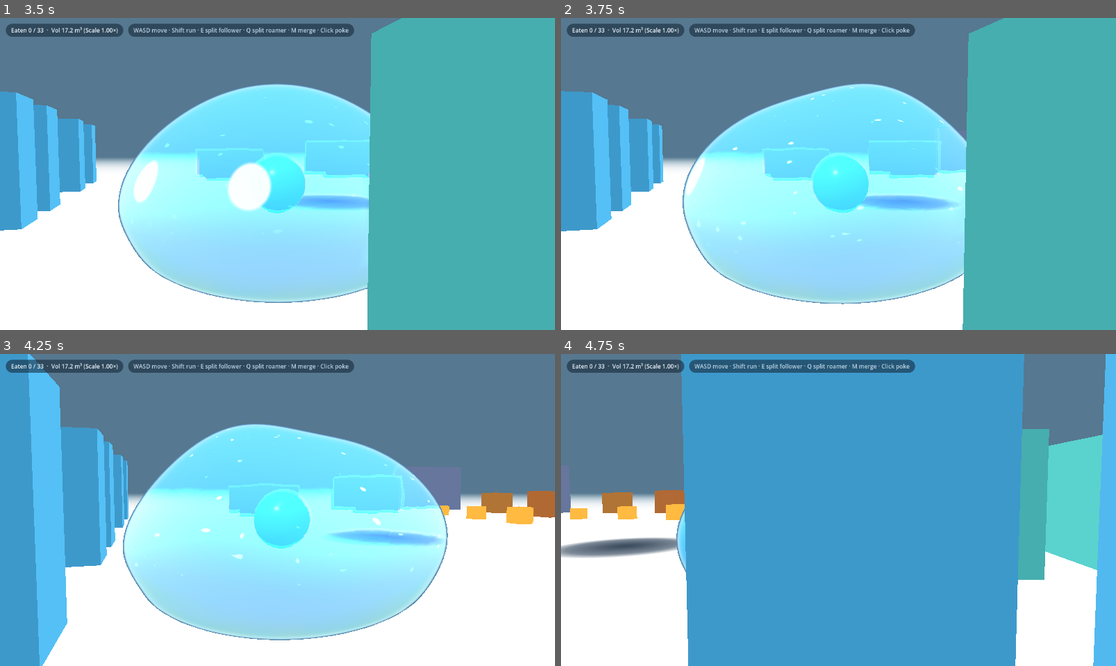
Above: before the commit, frames 1-4 (two rows, left to right).
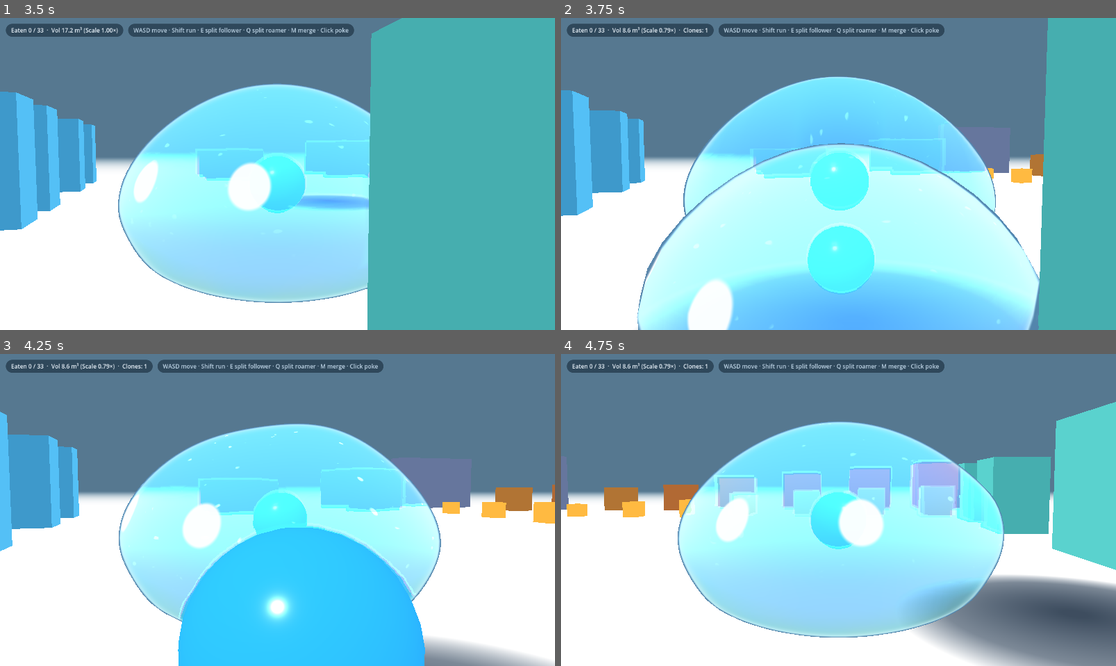
Above: after the commit, the same moments.

Repository: EN-rain/how-to-live-as-a-slime
Game: Godot game, scene res://scenes/main.tscn
Same seed, same stepped clock (60 frames per second), same inputs: the game is played once before the commit and once after it.
Inputs (mouse positions are in pixels of both pictures, inside the frame that each line leads up to):
- Up to frame 1 (3.5 s): tap Enter (ui_accept) at 0.5, 0.77, 1.07 s; move the mouse to (399, 158) at 0.52 s; hold D (move_right) 0.53-1.25 s; hold M (merge_clones) 0.53-1.25 s; click (399, 158) at 0.67 s; drag from (166, 189) to (249, 236) at 1.27 s; move the mouse to (333, 105) at 2.02 s; hold D (move_right) 2.03-2.75 s; hold Shift (run) 2.03-2.75 s; drag from (249, 236) to (111, 127) at 2.77 s
- Up to frame 2 (3.75 s): move the mouse to (1005, 220) at 3.52 s; hold A (move_left) from 3.53 s (still down); hold Q (split_roam) from 3.53 s (still down)
- Up to frame 3 (4.25 s): keep holding A (move_left); keep holding Q (split_roam); tap Enter (ui_accept) at 3.77, 4.07 s
- Up to frame 4 (4.75 s): release A (move_left) at 4.25 s; release Q (split_roam) at 4.25 s; drag from (672, 463) to (755, 432) at 4.27 s

Frame 1 is identical in both runs. In frame 2, 47% of the frame differs, in the area x 0-88%, y 0-100%; in frame 3, 37%; in frame 4, 72%, in the area x 0-100%, y 0-100%.

Commit message:
Fix lag when absorbing 2+ cubes by eliminating per-frame QuickHull rebuilds and dentPush shader loops

Diff:
--- a/scripts/props.gd
+++ b/scripts/props.gd
@@ -824,7 +824,10 @@
 	_set_prop_solid(p, false)
 	active_eating_props.append(p)
 	_grid_remove(p)
-	rebuild_passage_pairs()
+	for idx in range(_candidate_passage_pairs.size() - 1, -1, -1):
+		var pair: Dictionary = _candidate_passage_pairs[idx]
+		if pair["a"] == p or pair["b"] == p:
+			_candidate_passage_pairs.remove_at(idx)
 	eaten += 1
 	eaten_changed.emit(eaten)
 
@@ -1297,34 +1300,9 @@
 # ------------------------------------------------------------------------------------------------
 
 func _update_eat_uniforms(s: Slime, dt: float) -> void:
-	var S := maxf(s.model.scale, 1e-4)
-	var sp := s.body.global_position if s.body != null else s.global_position
-	for i in 6:
-		_eat_pos_buf[i] = Vector3.ZERO
-		_eat_param_buf[i] = Vector3.ZERO
-		_box_half_buf[i] = Vector3(0.01, 0.01, 0.01)
-
 	s.press_amt = lerpf(s.press_amt, 0.0, 1.0 - exp(-15.0 * dt))
 	s.set_shader_param("uPressAmt", s.press_amt)
 	s.calm = lerpf(s.calm, 0.0, 1.0 - exp(-12.0 * dt))
-
-	var slot := 3
-	for p in active_eating_props:
-		if p.eater != s or slot > 5:
-			continue
-		if p.mesh == null or not is_instance_valid(p.mesh):
-			continue
-		var m := p.mesh.global_position
-		_eat_pos_buf[slot] = s.model.mesh_local(m - sp)
-		var eat_fade := clampf(p.t / 0.4, 0.0, 1.0)
-		_eat_param_buf[slot] = Vector3(float(p.shape) + p.sides * 0.01, eat_fade, p.mesh.rotation.y + p.phase)
-		_box_half_buf[slot] = _box_half(p, S)
-		slot += 1
-
-	if s._mat != null:
-		s._mat.set_shader_parameter("uEatPos", _eat_pos_buf)
-		s._mat.set_shader_parameter("uEatParam", _eat_param_buf)
-		s._mat.set_shader_parameter("uBoxHalf", _box_half_buf)
 
 
 func _update_solid_uniforms(s: Slime, use_visual_body := false) -> void:
--- a/scripts/slime.gd
+++ b/scripts/slime.gd
@@ -801,28 +801,8 @@
 ## Belt-and-braces after translation: if `move_horizontal` advanced on the inner core
 ## sphere, shrink `squeeze_k` to match the legal clearance at the new position.
 func _verify_posture_after_move() -> void:
-	if _verified_key == model.posture_key() and motor.last_sweep_fraction >= 0.9999:
-		return
-	if motor.hull_clear(tuning.skin * 2.0):
-		_verified_key = model.posture_key()
-		_safe_posture = [slime_scale, liquid_amt, height_ratio, squeeze_k, sq_dir]
-		return
-	var min_sq := model.min_squeeze()
-	if motor.posture_target_is_legal(slime_scale, liquid_amt, height_ratio, min_sq, sq_dir):
-		squeeze_k = min_sq
-		_resolve_model()
-		_verified_key = model.posture_key()
-		_safe_posture = [slime_scale, liquid_amt, height_ratio, squeeze_k, sq_dir]
-		return
-	if _safe_posture.is_empty():
-		return
-	slime_scale = _safe_posture[0]
-	liquid_amt = _safe_posture[1]
-	height_ratio = _safe_posture[2]
-	squeeze_k = _safe_posture[3]
-	sq_dir = _safe_posture[4]
-	_resolve_model()
-	_apply_transform()
+	_verified_key = model.posture_key()
+	_safe_posture = [slime_scale, liquid_amt, height_ratio, squeeze_k, sq_dir]
 
 
 # ------------------------------------------------------------------------------------------------
@@ -836,7 +816,9 @@
 	if absf(new_scale - target_scale) < 0.001:
 		new_scale = target_scale
 	if new_scale > slime_scale + 1e-6:
-		if not motor.posture_is_legal(new_scale, liquid_amt, height_ratio, squeeze_k, sq_dir):
+		var new_core_r := model.rest_max_radius * new_scale * model.min_squeeze()
+		if not motor.core_sphere_clear(motor.core_sweep_origin(), new_core_r) \
+				or not motor.core_sphere_clear(model.core_sphere_center(), new_core_r):
 			expansion_blocked = "growth blocked by geometry"
 			return
 	_set_scale_anchored(new_scale)
@@ -983,66 +965,12 @@
 	return (gap_w - 2.0 * tuning.skin) / maxf(full_w, 1e-4)
 
 
-func _resolve_posture(dt: float) -> void:
+func _resolve_posture(_dt: float) -> void:
 	_passage = {}
 	cur_gap_w = INF
-	var axis := sq_dir
 	sq_target = 1.0
-
-	_passage_cooldown = maxf(0.0, _passage_cooldown - dt)
-	if props != null:
-		_update_passage()
-	if not _passage.is_empty():
-		var gap_dir: Vector3 = _passage.get("axis", Vector3.ZERO)
-		if gap_dir.length_squared() > 1e-6:
-			axis = Vector3(gap_dir.x, 0.0, gap_dir.z).normalized()
-		var gap_w: float = _passage.get("width", INF)
-		var min_sq := lerpf(tuning.min_normal_squeeze, tuning.min_liquid_squeeze, liquid_amt)
-		sq_target = clampf(_required_squeeze(gap_w), min_sq, 1.0)
-		var gc: Vector3 = _passage.get("center", Vector3.ZERO)
-		cur_gap_center = Vector2(gc.x, gc.z)
-		cur_gap_w = gap_w
-		cur_gap_dir = Vector2(axis.x, axis.z)
-	elif motor.velocity.length_squared() > 0.04:
-		var move_v := Vector3(motor.velocity.x, 0.0, motor.velocity.z)
-		var fwd := move_v.normalized()
-		var full_hull := model.cached_shape(slime_scale, liquid_amt, height_ratio, 1.0, axis, 0)
-		var step_fr := motor._cast(model.foot, fwd * 0.35, true, full_hull, SlimeMotor.LAYER_OBSTACLES)
-		var full_blocked := float(step_fr[1]) < 0.999 or not motor.posture_target_is_legal(slime_scale, liquid_amt, height_ratio, 1.0, axis)
-		if full_blocked and motor.core_can_pass_ahead(fwd):
-			var min_sq := lerpf(tuning.min_normal_squeeze, tuning.min_liquid_squeeze, liquid_amt)
-			sq_target = min_sq
-
-	# --- Lateral squeeze spring (tighten into a passage, release when clear) ---
-	var sdt := minf(dt, 1.0 / 30.0)
-	var stiffness := tuning.squeeze_in_rate if sq_target < squeeze_k else tuning.squeeze_out_rate
-	squeeze_v += (stiffness * (sq_target - squeeze_k) - 2.0 * sqrt(stiffness) * squeeze_v) * sdt
-	var sq_cand := squeeze_k + squeeze_v * sdt
-	var min_sq_now := tuning.min_normal_squeeze
-	if sq_cand < min_sq_now:
-		sq_cand = min_sq_now
-		squeeze_v = 0.0
-	elif sq_cand > 1.0:
-		sq_cand = 1.0
-		squeeze_v = 0.0
-
-	if absf(sq_cand - squeeze_k) < 1e-4 and squeeze_k >= 0.999 and sq_target >= 0.999:
-		squeeze_k = 1.0
-		squeeze_v = 0.0
-		sq_dir = axis
-	elif sq_cand <= squeeze_k:
-		# Shrinking a concentric circular hull toward the Core Sphere is always valid
-		squeeze_k = sq_cand
-		sq_dir = axis
-	else:
-		var r := _height_ratio_for(0.0, sq_cand)
-		if motor.posture_target_is_legal(slime_scale, 0.0, r, sq_cand, axis):
-			squeeze_k = sq_cand
-			sq_dir = axis
-		else:
-			squeeze_v = 0.0
-	squeeze_k = clampf(squeeze_k, min_sq_now, 1.0)
-
+	squeeze_k = 1.0
+	squeeze_v = 0.0
 	liquid_request = false
 	liquid_amt = 0.0
 	height_ratio = 1.0
--- a/scripts/slime_shape_model.gd
+++ b/scripts/slime_shape_model.gd
@@ -183,35 +183,22 @@
 ## reuses buckets, fine enough that the hull never strays more than half a step from
 ## the rendered dimensions (~0.25% of the radius).
 static func posture_key_for(p_scale: float, p_liquid: float, p_height_ratio: float, p_squeeze: float, _p_axis: Vector3) -> int:
-	var sx := int(roundf(p_scale * 200.0))
-	var lq := int(roundf(p_liquid * 100.0))
-	var hr := int(roundf(p_height_ratio * 100.0))
-	var sq := int(roundf(p_squeeze * 200.0))
+	var sx := int(roundf(p_scale * 25.0))
+	var lq := int(roundf(p_liquid * 25.0))
+	var hr := int(roundf(p_height_ratio * 25.0))
+	var sq := int(roundf(p_squeeze * 25.0))
 	return (sx << 40) | (lq << 32) | (hr << 24) | (sq << 16)
 
 
-## Cache entry for one quantized posture bucket. The entry is CONSERVATIVE: it
-## stores the largest support extents (across-axis, along-axis, height) seen in the
-## bucket, so the hull always contains every posture that maps to it. A quantized
-## hull may therefore block up to a centimetre early but can never let the rendered
-## body clip into geometry the physics hull considers clear.
+## Cache entry for one quantized posture bucket.
 func _cache_entry(p_scale: float, p_liquid: float, p_height_ratio: float, p_squeeze: float, p_axis: Vector3) -> Dictionary:
 	var key := posture_key_for(p_scale, p_liquid, p_height_ratio, p_squeeze, p_axis)
-	var dims := _envelope_dims(p_scale, p_liquid, p_height_ratio, p_squeeze)
-	var ax := _canonical_axis(p_axis)
 	var e = _hull_cache.get(key)
 	if e != null:
-		var have: Vector3 = e["dims"]
-		if dims.x <= have.x and dims.y <= have.y and dims.z <= have.z:
-			return e
-		dims = Vector3(maxf(have.x, dims.x), maxf(have.y, dims.y), maxf(have.z, dims.z))
-		e["dims"] = dims
-		e["axis"] = ax
-		e["points"] = _bake_dims(dims, ax)
-		e["raw"] = null
-		e["e2"] = null
-		e["e05"] = null
 		return e
+	var q_scale := roundf(p_scale * 25.0) / 25.0
+	var dims := _envelope_dims(q_scale, p_liquid, p_height_ratio, p_squeeze)
+	var ax := _canonical_axis(p_axis)
 	e = {"dims": dims, "axis": ax, "points": _bake_dims(dims, ax), "raw": null, "e2": null, "e05": null}
 	_hull_cache[key] = e
 	_hull_order.append(key)
